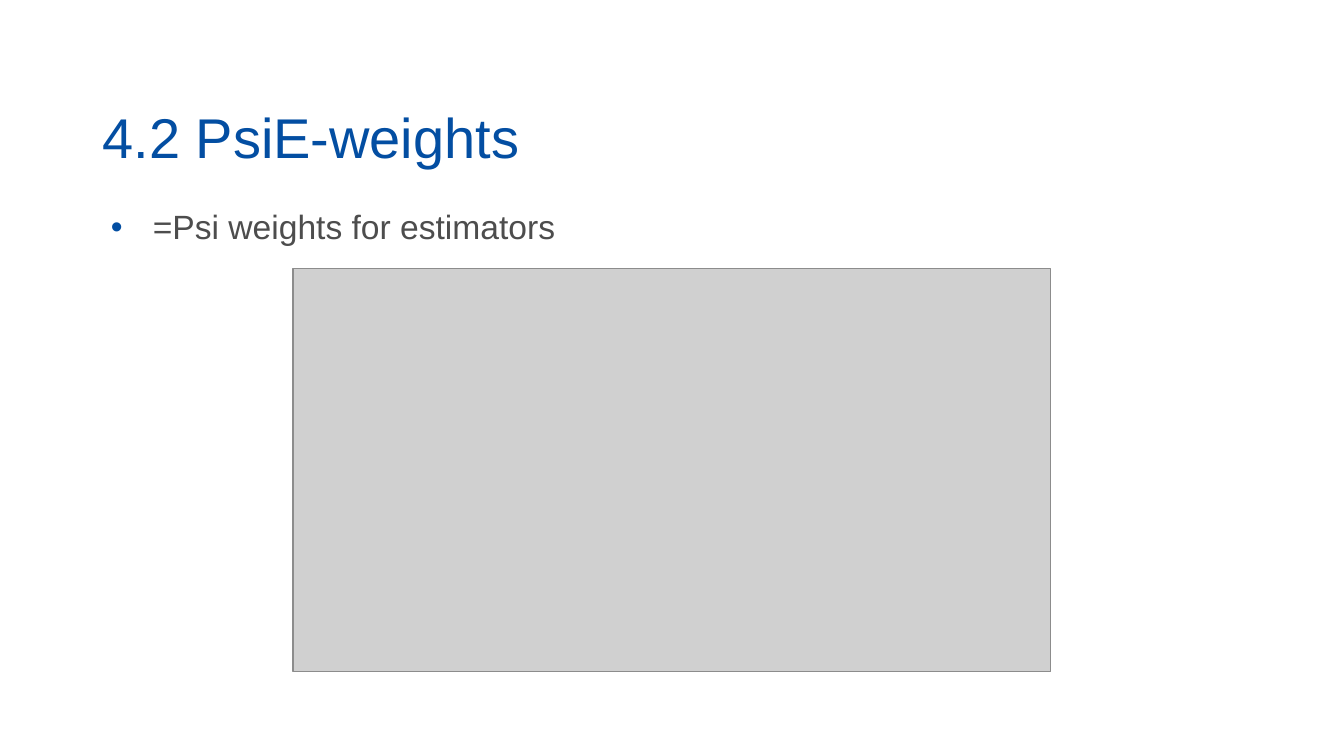
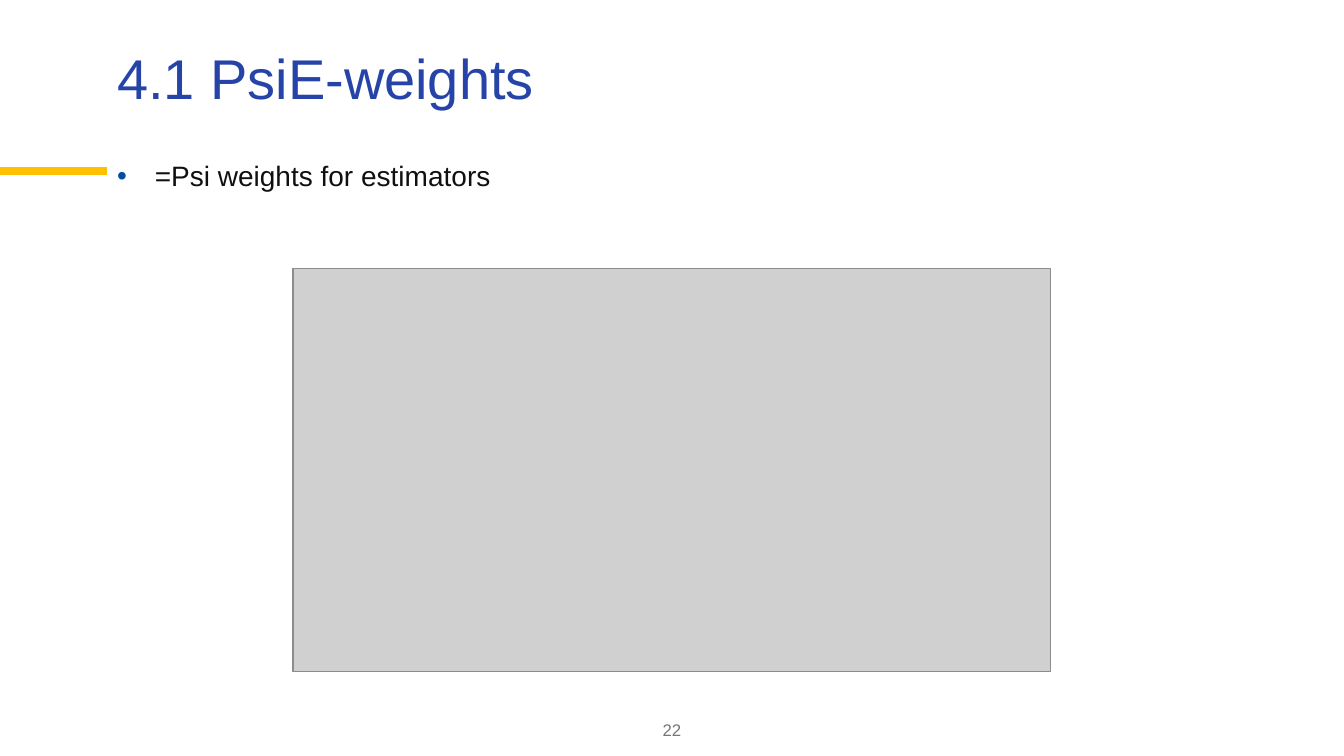
Before and after one commit to palatej/ESTP2026, a slide deck: slide 22 of 3.2 SEATS.pptx (slide 28 before the commit). Drawn at 1344x756 pixels with LibreOffice and Linux fonts; fonts in the diff are those of the drawing; grey boxes stand for pictures; background and template pictures are left out. Boxes give left, top, right and bottom in pixels: in the first picture for what was removed or moved away, otherwise in the second. Text is boxed around its words. In the diff, an @@ line names an element or a change of style, - is before the commit and + after.

```diff
--- a/3.2 SEATS.pptx
+++ b/3.2 SEATS.pptx
@@ title "4.1 PsiE-weights" at <box>117,58,533,108</box>: vertical alignment bottom to top @@
@@ title at <box>117,58,533,108</box>: text changed; text colour #034EA2 to #2644A7 @@
-4.2 PsiE-weights
+4.1 PsiE-weights
@@ line added from (0, 171) to (107, 171), #FFC000 6 pt @@
@@ text "=Psi weights for estimators": place and size @@
-text "=Psi weights for estimators" at <box>153,214,555,246</box>
+text "=Psi weights for estimators" at <box>155,165,490,191</box>
@@ text "=Psi weights for estimators" at <box>155,165,490,191</box>: size 24 to 20 pt, text colour #4D4D4D to #101010; indent changed; line spacing 1 to 0.9; more space between paragraphs @@
@@ page number added at <box>663,724,682,736</box>, 12 pt, text #767676 @@
+22
```
Also in this commit, not shown: 9 other slides changed, 1 slide added, 6 slides removed, 3 other files.
